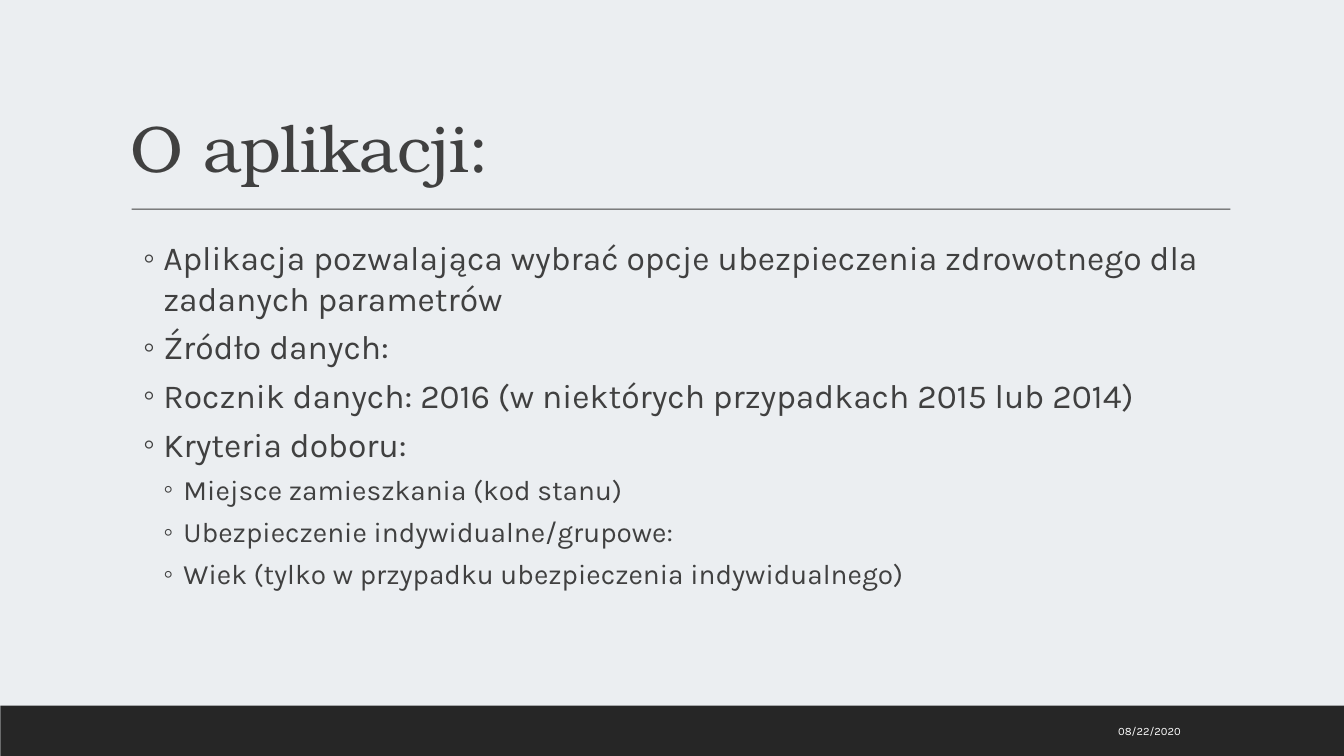
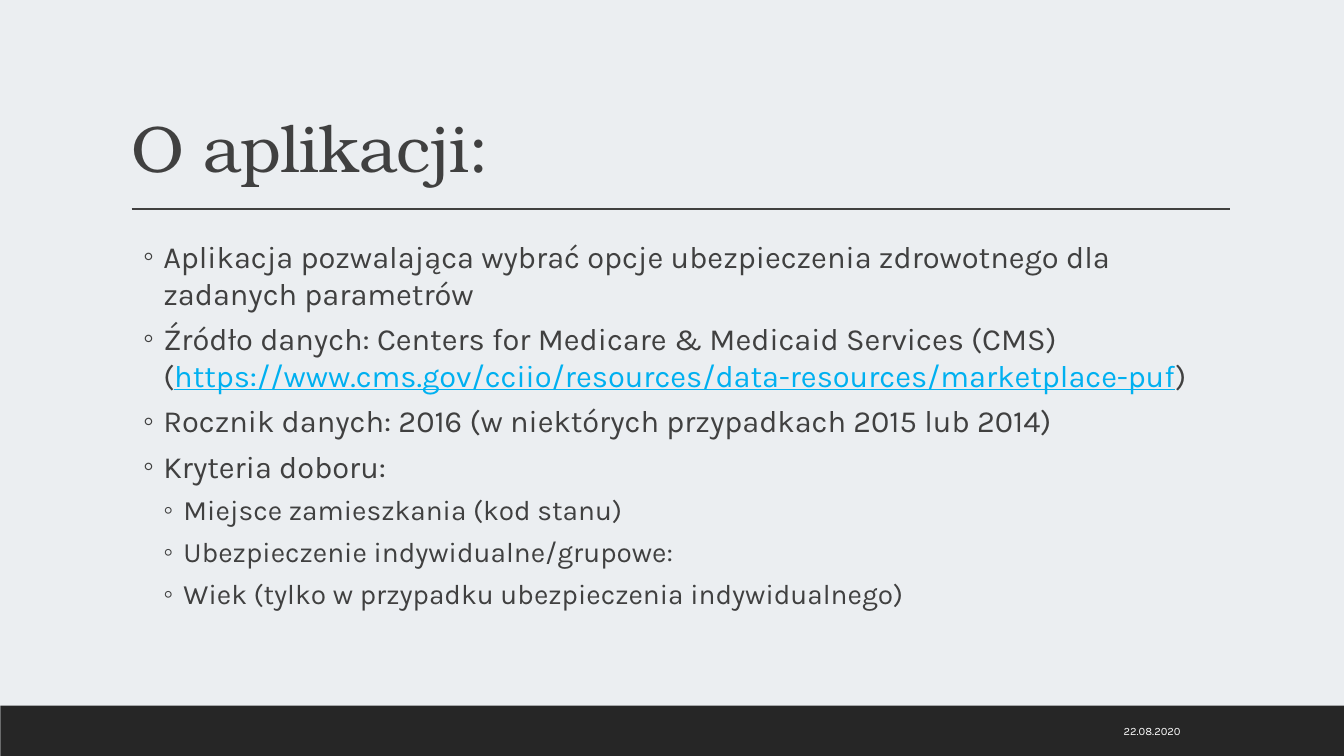
Before and after one commit to infoshareacademy/jdszr1-us-election, a slide deck: slide 2 of analiza_danych_python/prezentacja/Aplikacja_Ubezpieczeniowa.pptx. Drawn at 1344x756 pixels with LibreOffice and Linux fonts; fonts in the diff are those of the drawing. Boxes give left, top, right and bottom in pixels: in the first picture for what was removed or moved away, otherwise in the second. Text is boxed around its words. In the diff, an @@ line names an element or a change of style, - is before the commit and + after.

```diff
--- a/analiza_danych_python/prezentacja/Aplikacja_Ubezpieczeniowa.pptx
+++ b/analiza_danych_python/prezentacja/Aplikacja_Ubezpieczeniowa.pptx
@@ line (132, 210) - (1231, 210): stroke #404040 0.75 pt to #404040 1 pt @@
@@ text at [163,244,1110,611]: size 24 to 22 pt in "Aplikacja pozwalająca wybrać opcje ubezpieczenia zdrowotnego ...", "Rocznik danych: 2016 (w niektórych przypadkach 2015 ...", "Kryteria doboru:" @@
@@ text at [163,323,1186,395]: text changed; size 24 to 22 pt; text colour #404040 to #00B0F0 @@
-  ◦ Źródło danych:
+  ◦ Źródło danych: Centers for Medicare & Medicaid Services (CMS) (https://www.cms.gov/cciio/resources/data-resources/marketplace-puf)
@@ text at [1124,728,1181,735]: text changed @@
-08/22/2020
+22.08.2020
```
Also in this commit, not shown: 5 other slides changed.
